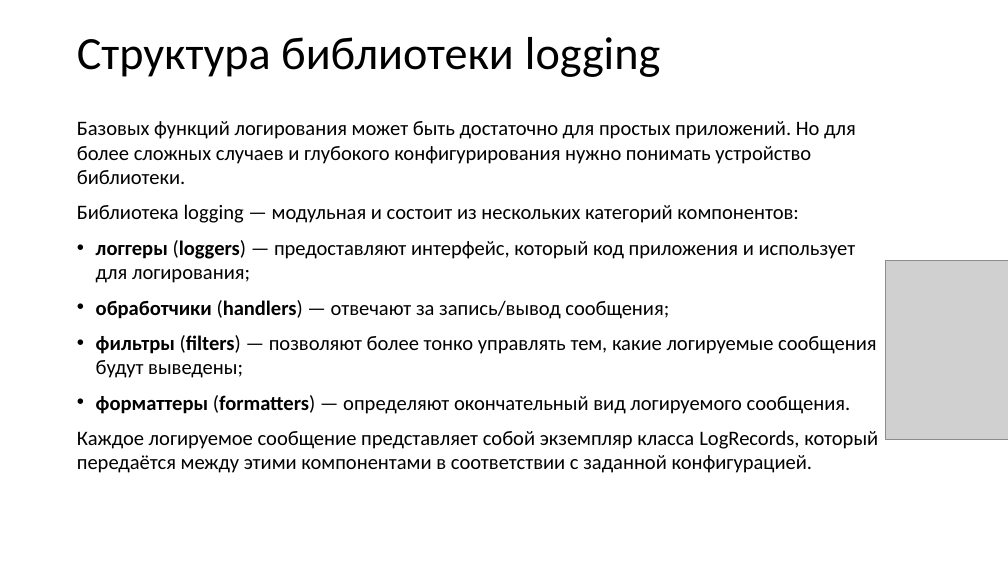
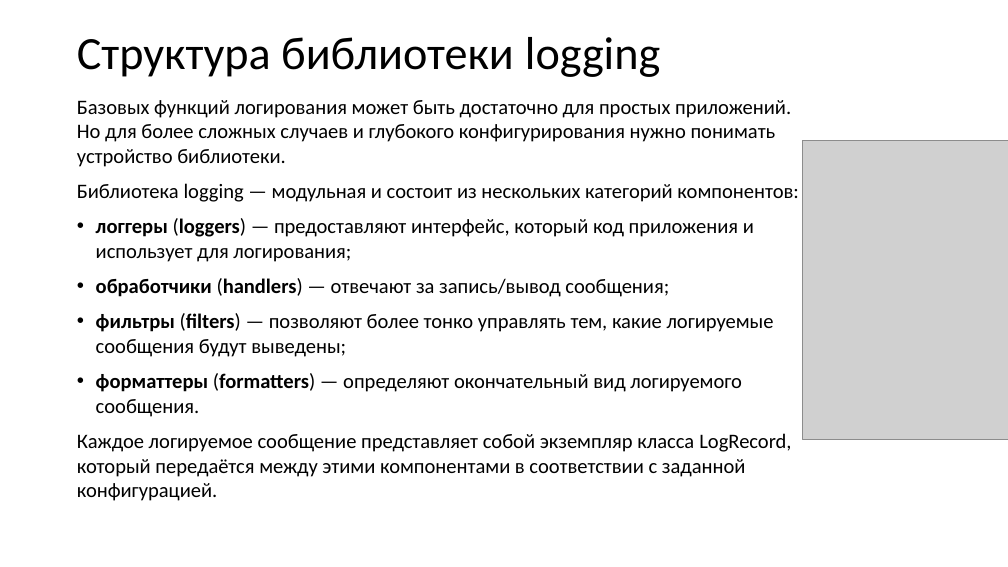
Before and after one commit to xtrueman/prog_instruments, a slide deck: slide 23 of presentations/Logging.pptx (slide 25 before the commit). Drawn at 1008x567 pixels with LibreOffice and Linux fonts; fonts in the diff are those of the drawing; grey boxes stand for pictures. Boxes give left, top, right and bottom in pixels: in the first picture for what was removed or moved away, otherwise in the second. Text is boxed around its words. In the diff, an @@ line names an element or a change of style, - is before the commit and + after.

Commit message:
logging links

```diff
--- a/presentations/Logging.pptx
+++ b/presentations/Logging.pptx
@@ text "Базовых функций логирования может быть ...": place and size @@
-text "Базовых функций логирования может быть ..." at <box>77,121,878,473</box>
+text "Базовых функций логирования может быть ..." at <box>77,100,798,501</box>
@@ picture: place and size @@
-picture at <box>885,261,1008,439</box>
+picture at <box>802,140,1008,439</box>
@@ text at <box>77,433,791,501</box>: text changed @@
-Каждое логируемое сообщение представляет собой экземпляр класса LogRecords, который передаётся между этими компонентами в соответствии с заданной конфигурацией.
+Каждое логируемое сообщение представляет собой экземпляр класса LogRecord, который передаётся между этими компонентами в соответствии с заданной конфигурацией.
```
Also in this commit, not shown: 2 other slides changed, 3 slides added, 1 slide removed, 1 other file.
